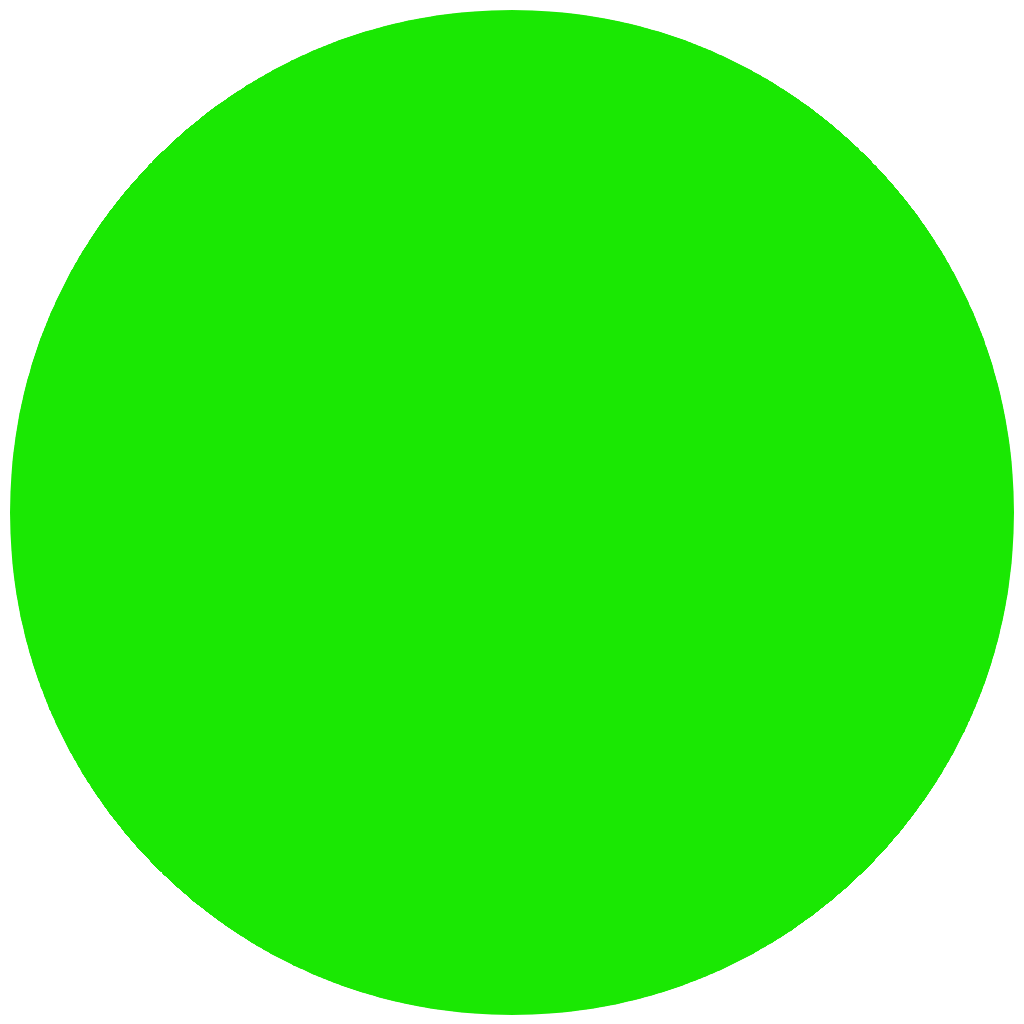
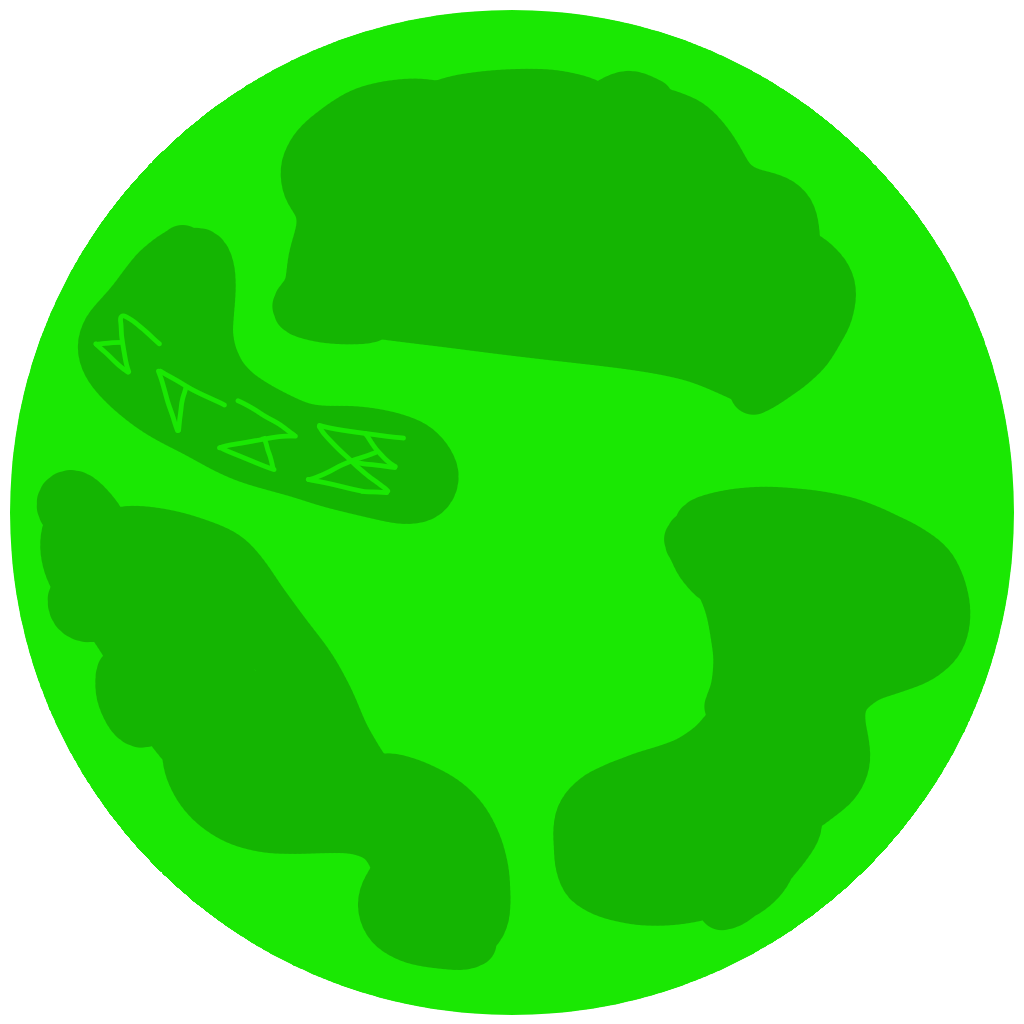
The second 1024 x 1024 image is a revision of the first. Changes to its layers:
added layer "Calque de dessin 3" above "Calque de dessin 2" over [left=36, top=68, right=971, bottom=970]
added layer "Calque de dessin 2" above "Calque de dessin 1" over [left=512, top=68, right=576, bottom=128]
